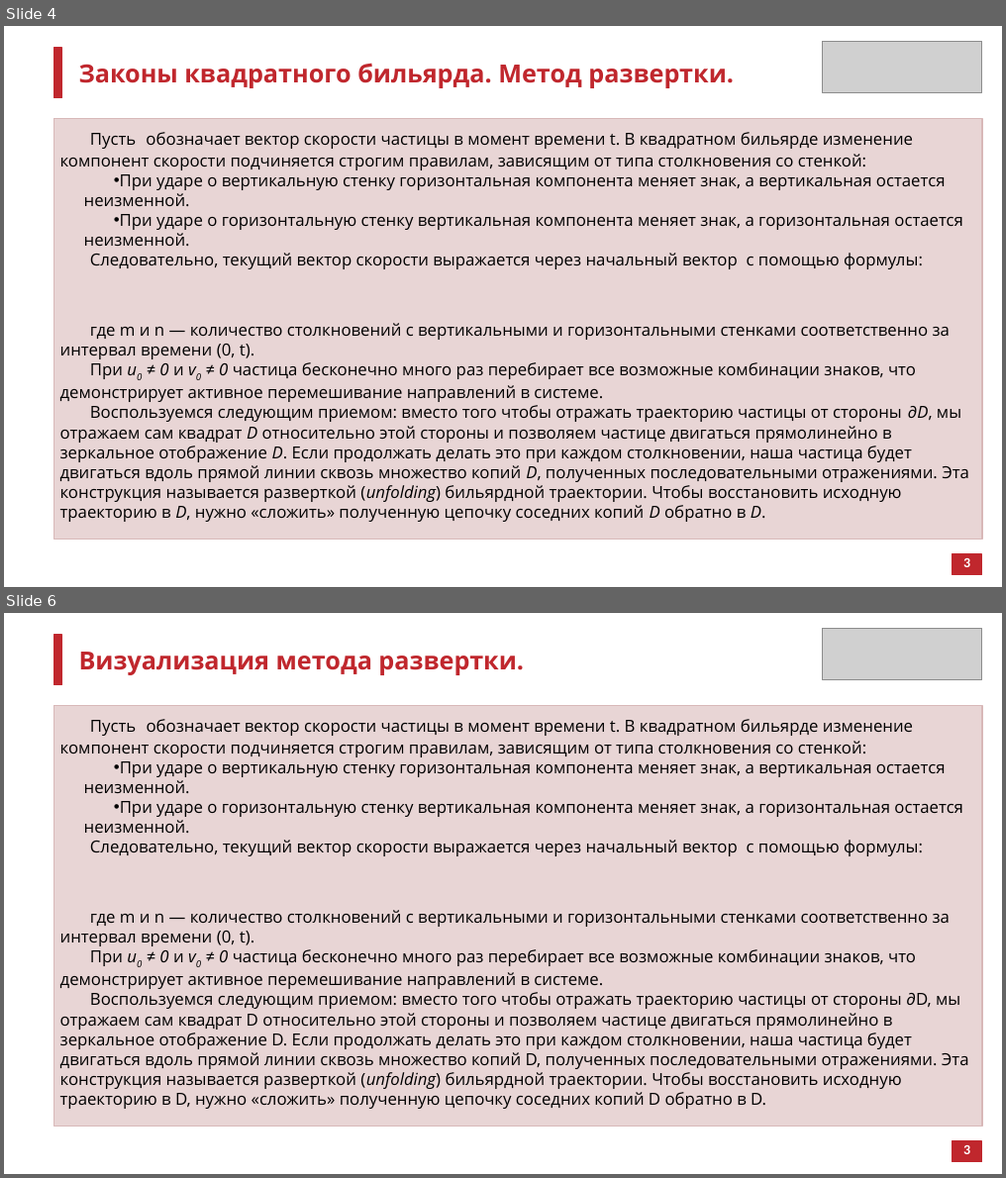
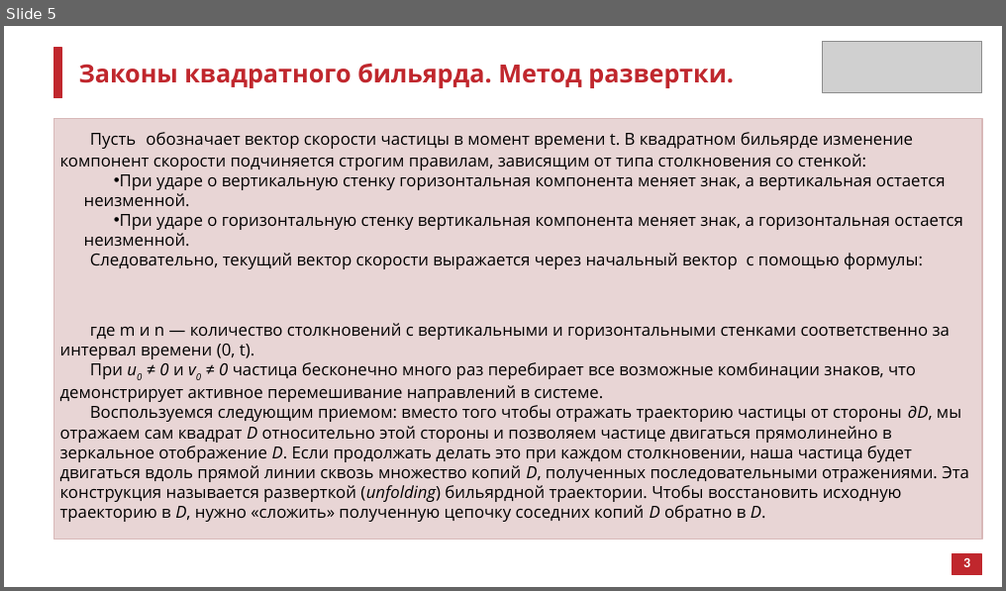
Before and after one commit to atelitsin/sinai_billiard, a slide deck: sinai_billiard.pptx. Shown one above the other, each under a label of ours: slides 4 and 6 before the commit, slide 5 after it; the slides between them are not shown. The pictures are 1006x1178 and 1006x591 pixels, drawn with LibreOffice and Linux fonts; fonts in the diff are those of the drawing; grey boxes stand for pictures. Boxes give left, top, right and bottom in pixels: in the first picture for what was removed or moved away, otherwise in the second. Text is boxed around its words. In the diff, an @@ line names an element or a change of style, - is before the commit and + after.

```diff
--- a/sinai_billiard.pptx
+++ b/sinai_billiard.pptx
@@ slide 6 removed at box(4, 613, 1002, 1174), background #FFFFFF @@
@@ rectangle removed at box(54, 635, 61, 685) @@
@@ picture removed at box(823, 628, 982, 680) @@
@@ text removed at box(79, 652, 524, 675) @@
-Визуализация метода развертки.
@@ rectangle removed at box(54, 706, 982, 1127) @@
@@ text removed at box(60, 719, 969, 1109) @@
-Пусть обозначает вектор скорости частицы в момент времени t. В квадратном бильярде изменение компонент скорости подчиняется строгим правилам, зависящим от типа столкновения со стенкой:
-• При ударе о вертикальную стенку горизонтальная компонента меняет знак, а вертикальная остается неизменной.
-• При ударе о горизонтальную стенку вертикальная компонента меняет знак, а горизонтальная остается неизменной.
-Следовательно, текущий вектор скорости выражается через начальный вектор с помощью формулы:
-где m и n — количество столкновений с вертикальными и горизонтальными стенками соответственно за интервал времени (0, t).
-При u0 ≠ 0 и v0 ≠ 0 частица бесконечно много раз перебирает все возможные комбинации знаков, что демонстрирует активное перемешивание направлений в системе.
-Воспользуемся следующим приемом: вместо того чтобы отражать траекторию частицы от стороны ∂D, мы отражаем сам квадрат D относительно этой стороны и позволяем частице двигаться прямолинейно в зеркальное отображение D. Если продолжать делать это при каждом столкновении, наша частица будет двигаться вдоль прямой линии сквозь множество копий D, полученных последовательными отражениями. Эта конструкция называется разверткой (unfolding) бильярдной траектории. Чтобы восстановить исходную траекторию в D, нужно «сложить» полученную цепочку соседних копий D обратно в D.
@@ rectangle removed at box(952, 1142, 982, 1161) @@
@@ text removed at box(963, 1146, 970, 1155) @@
-3
@@ what was slide 4 is now slide 5 @@
```
Also in this commit, not shown: 5 slides changed, 2 slides added, 9 other slides removed.
